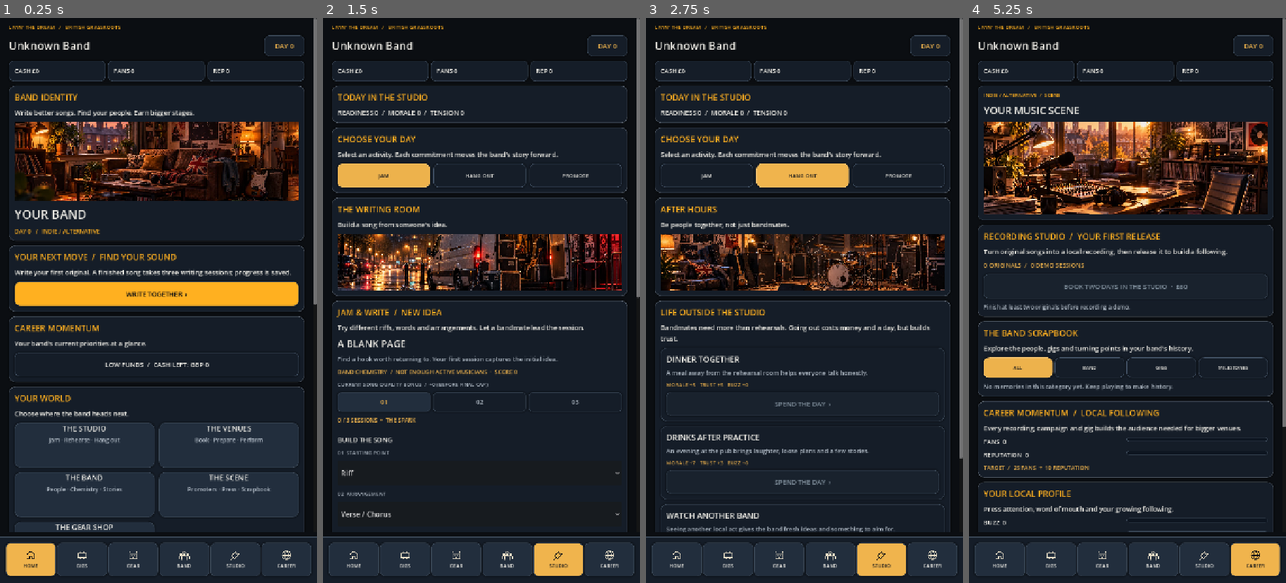
Above: before the commit, frames 1-4 (left to right).
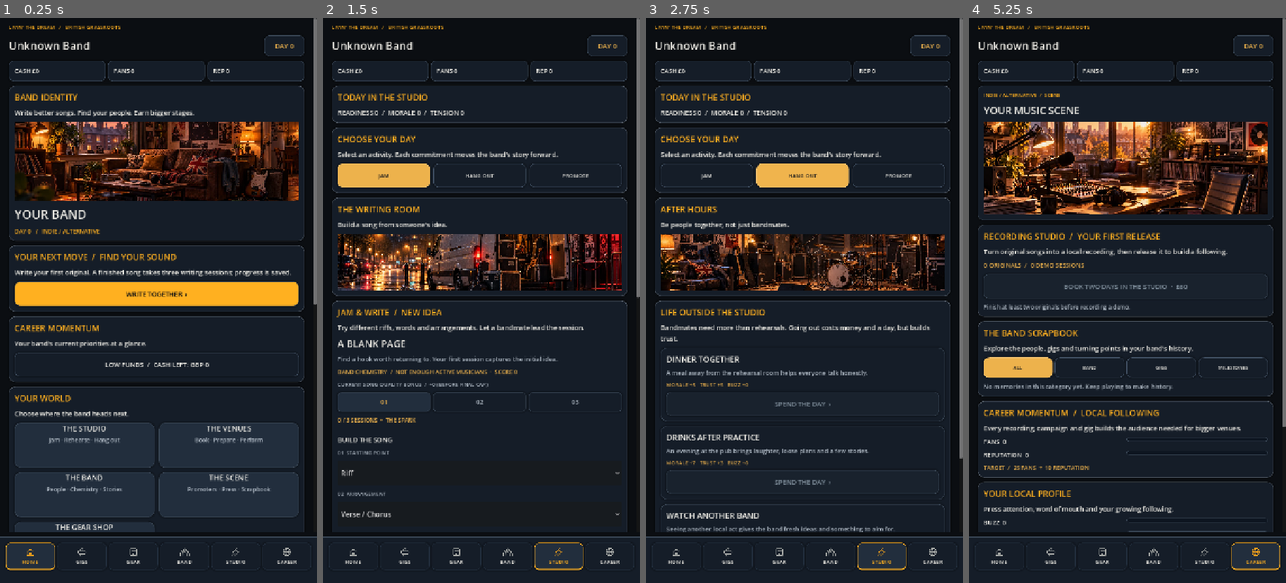
Above: after the commit, the same moments.

Repository: alimuir654-rgb/BandMaster
Game: Godot game, scene res://Scenes/CareerHub.tscn
Same seed, same stepped clock (60 frames per second), same inputs: the game is played once before the commit and once after it. This scene is started directly instead of the project's main scene.
Inputs (mouse positions are in pixels of both pictures, inside the frame that each line leads up to):
- Up to frame 1 (0.25 s): no input
- Up to frame 2 (1.5 s): click "WRITE TOGETHER ›" at 0.5 s; click "JAM" at 1.25 s
- Up to frame 3 (2.75 s): click "HANG OUT" at 2 s
- Up to frame 4 (5.25 s): click "PROMOTE" at 2.75 s; click "HANG OUT" at 3.5 s; click (1000, 560) at 4.27 s; click "LOW FUNDS / CASH LEFT: GBP 0" at 5 s

The runs differ from the first frame. In frame 1, 1.7% of the frame differs, in the area x 1-99%, y 92-99%; in frame 2, 1.7%; in frame 3, 1.7%; in frame 4, 1.6%.

Commit message:
Redesign bottom navigation with genre-aware active states, focus rings and clearer labels

Diff:
--- a/Scripts/career_hub.gd
+++ b/Scripts/career_hub.gd
@@ -1124,49 +1124,60 @@
    _action(box,str(choice.get("label","CHOOSE")),func() -> void: _choose(id,choice_id),true)
 
 func _bottom_nav() -> void:
+ var colours := UI.palette(_genre_id())
+ var compact := CareerLayout.is_compact(get_viewport_rect().size.x)
  var panel := PanelContainer.new()
  panel.set_anchors_and_offsets_preset(Control.PRESET_BOTTOM_WIDE)
  panel.offset_top = -CareerLayout.footer_height(get_viewport_rect().size.x)
- panel.add_theme_stylebox_override("panel",UI.style(UI.PANEL,0))
+ panel.add_theme_stylebox_override("panel",UI.style(colours["panel"],0))
  add_child(panel)
  var bar := GridContainer.new()
  bar.columns = CareerLayout.columns(get_viewport_rect().size.x)
  bar.size_flags_horizontal = Control.SIZE_EXPAND_FILL
- bar.add_theme_constant_override("h_separation",3)
+ bar.add_theme_constant_override("h_separation",5)
+ bar.add_theme_constant_override("v_separation",5)
  panel.add_child(bar)
  for tab_id in TABS:
   var target: String = tab_id
   var selected := target == tab
   var button := Button.new()
-  button.custom_minimum_size.y = 72 if CareerLayout.is_compact(get_viewport_rect().size.x) else 76
+  button.custom_minimum_size.y = 56 if compact else 62
   button.focus_mode = Control.FOCUS_ALL
   button.size_flags_horizontal = Control.SIZE_EXPAND_FILL
-  button.add_theme_stylebox_override("normal",UI.style(UI.AMBER if selected else UI.ALT,10))
-  button.add_theme_stylebox_override("hover",UI.style(UI.AMBER.lightened(0.08) if selected else UI.ALT.lightened(0.1),10))
-  button.add_theme_stylebox_override("pressed",UI.style(UI.AMBER.darkened(0.12),10))
+  var fill: Color = colours["alt"] if selected else colours["panel"]
+  var normal := UI.style(fill,10)
+  normal.border_color = colours["accent"] if selected else colours["alt"]
+  normal.border_width_bottom = 3 if selected else 1
+  button.add_theme_stylebox_override("normal",normal)
+  button.add_theme_stylebox_override("hover",UI.style(colours["alt"].lightened(0.12),10))
+  button.add_theme_stylebox_override("pressed",UI.style(colours["alt"].darkened(0.1),10))
+  var focus := UI.flat(Color(0,0,0,0),11)
+  focus.border_color = colours["accent"]
+  focus.set_border_width_all(2)
+  button.add_theme_stylebox_override("focus",focus)
   var box := VBoxContainer.new()
   box.mouse_filter = Control.MOUSE_FILTER_IGNORE
   box.alignment = BoxContainer.ALIGNMENT_CENTER
-  box.add_theme_constant_override("separation",3)
+  box.add_theme_constant_override("separation",2)
   button.add_child(box)
   box.set_anchors_and_offsets_preset(Control.PRESET_FULL_RECT)
   var icon_path := "res://Art/Icons/%s.svg" % target.to_lower()
   if ResourceLoader.exists(icon_path):
    var glyph := TextureRect.new()
    glyph.texture = load(icon_path)
-   glyph.custom_minimum_size = Vector2(24,26)
+   glyph.custom_minimum_size = Vector2(21,22)
    glyph.expand_mode = TextureRect.EXPAND_IGNORE_SIZE
    glyph.stretch_mode = TextureRect.STRETCH_KEEP_ASPECT_CENTERED
-   glyph.modulate = UI.BG if selected else UI.WHITE
+   glyph.modulate = colours["accent"] if selected else UI.MUTED
    glyph.mouse_filter = Control.MOUSE_FILTER_IGNORE
    box.add_child(glyph)
   button.tooltip_text = CareerLayout.nav_hint(target)
-  var caption := _label(box,CareerLayout.nav_label(target),11,UI.BG if selected else UI.WHITE)
+  button.accessibility_name = CareerLayout.nav_label(target)+(" (current)" if selected else "")
+  var caption := _label(box,CareerLayout.nav_label(target),12,colours["accent"] if selected else UI.WHITE)
   caption.horizontal_alignment = HORIZONTAL_ALIGNMENT_CENTER
   caption.mouse_filter = Control.MOUSE_FILTER_IGNORE
   bar.add_child(button)
   button.pressed.connect(func() -> void: _switch(target))
-
 
 func _switch(next_tab: String) -> void:
  tab = next_tab
